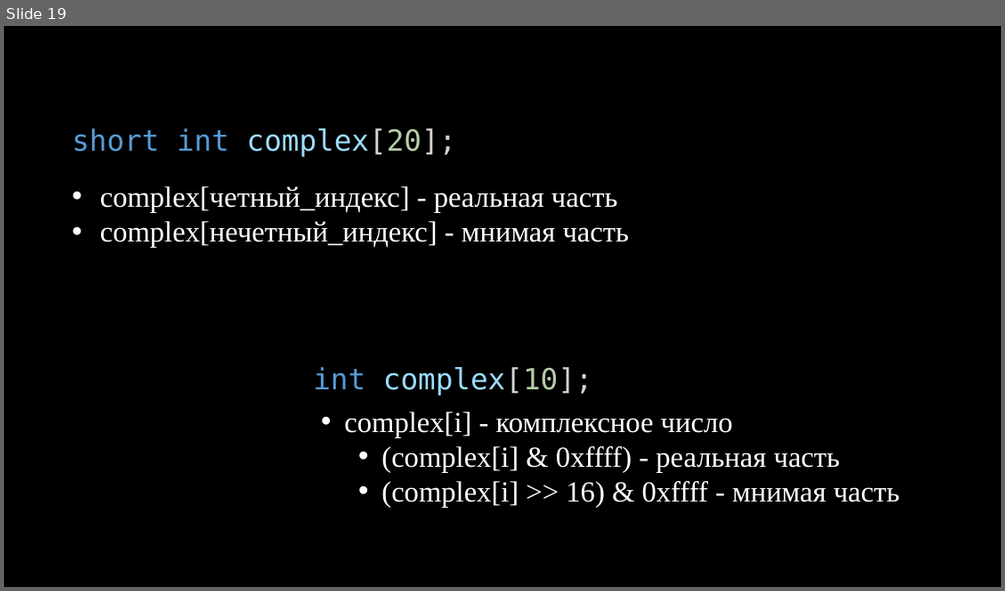
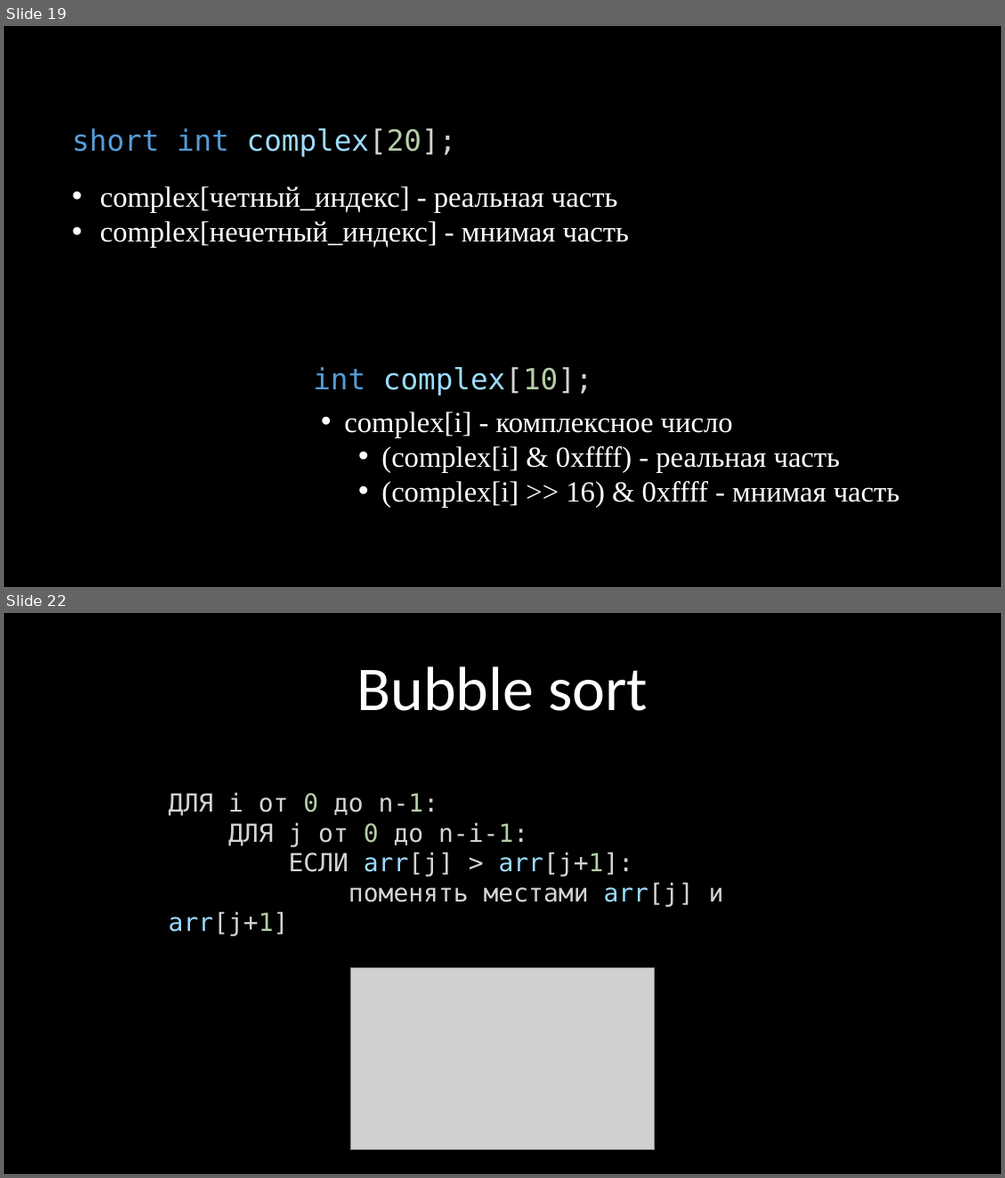
Before and after one commit to kruffka/C-Programming, a slide deck: 5_arrays/5_arrays.pptx. Shown one above the other, each under a label of ours: slide 19 before the commit, slides 19 and 22 after it; the slides between them are not shown. The pictures are 1005x591 and 1005x1178 pixels, drawn with LibreOffice and Linux fonts; fonts in the diff are those of the drawing; grey boxes stand for pictures. Boxes give left, top, right and bottom in pixels: in the first picture for what was removed or moved away, otherwise in the second. Text is boxed around its words. In the diff, an @@ line names an element or a change of style, - is before the commit and + after.

```diff
--- a/5_arrays/5_arrays.pptx
+++ b/5_arrays/5_arrays.pptx
@@ slide 22 added at (4,613,1001,1174), background #000000 @@
@@ text added at (356,666,647,711), 60 pt, text #FFFFFF @@
+Bubble sort
@@ text added at (169,792,724,936), 24 pt, text #D4D4D4 @@
+ДЛЯ i от 0 до n-1:
+ДЛЯ j от 0 до n-i-1:
+ЕСЛИ arr[j] > arr[j+1]:
+поменять местами arr[j] и arr[j+1]
@@ picture added at (350,967,655,1149) @@
```
Also in this commit, not shown: 23 other slides added, 1 slide removed, 6 other files.
